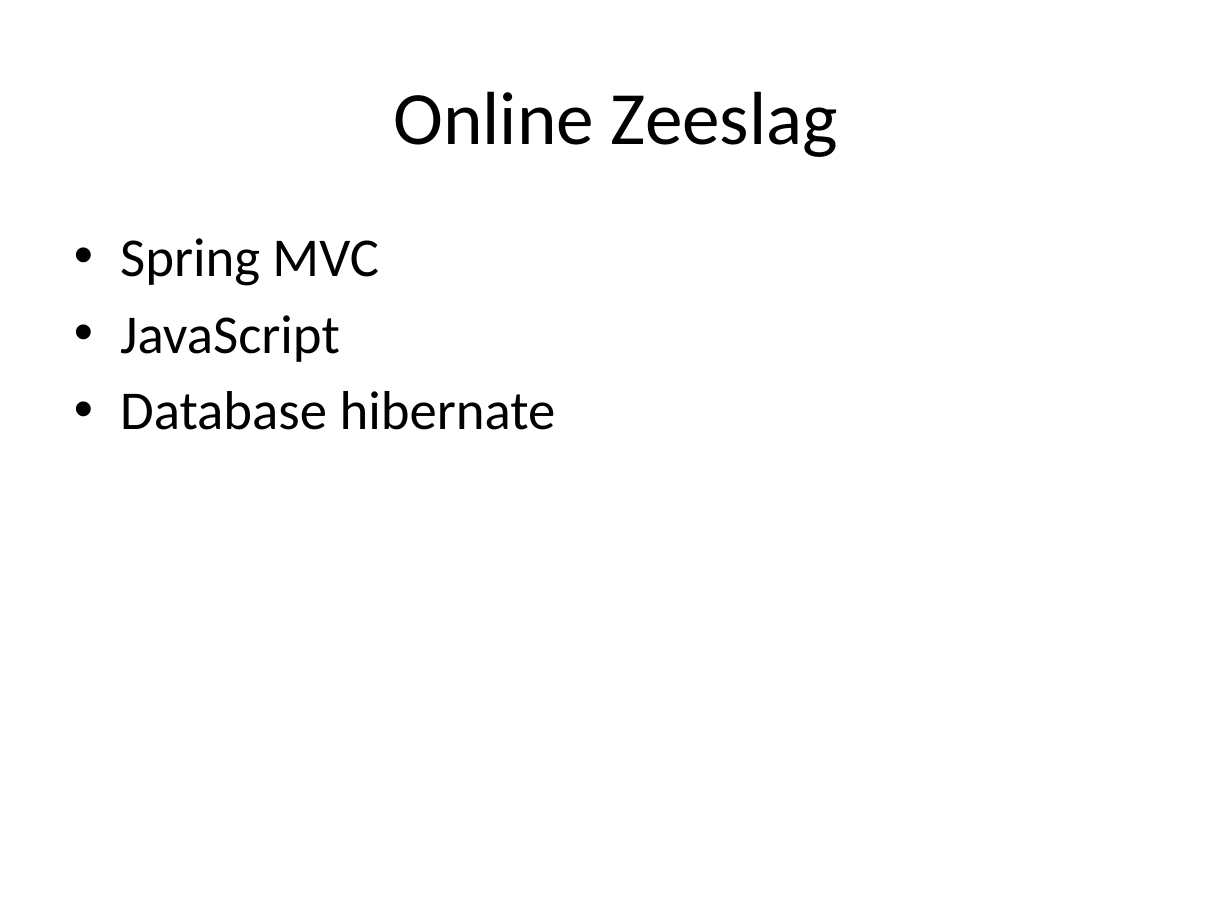
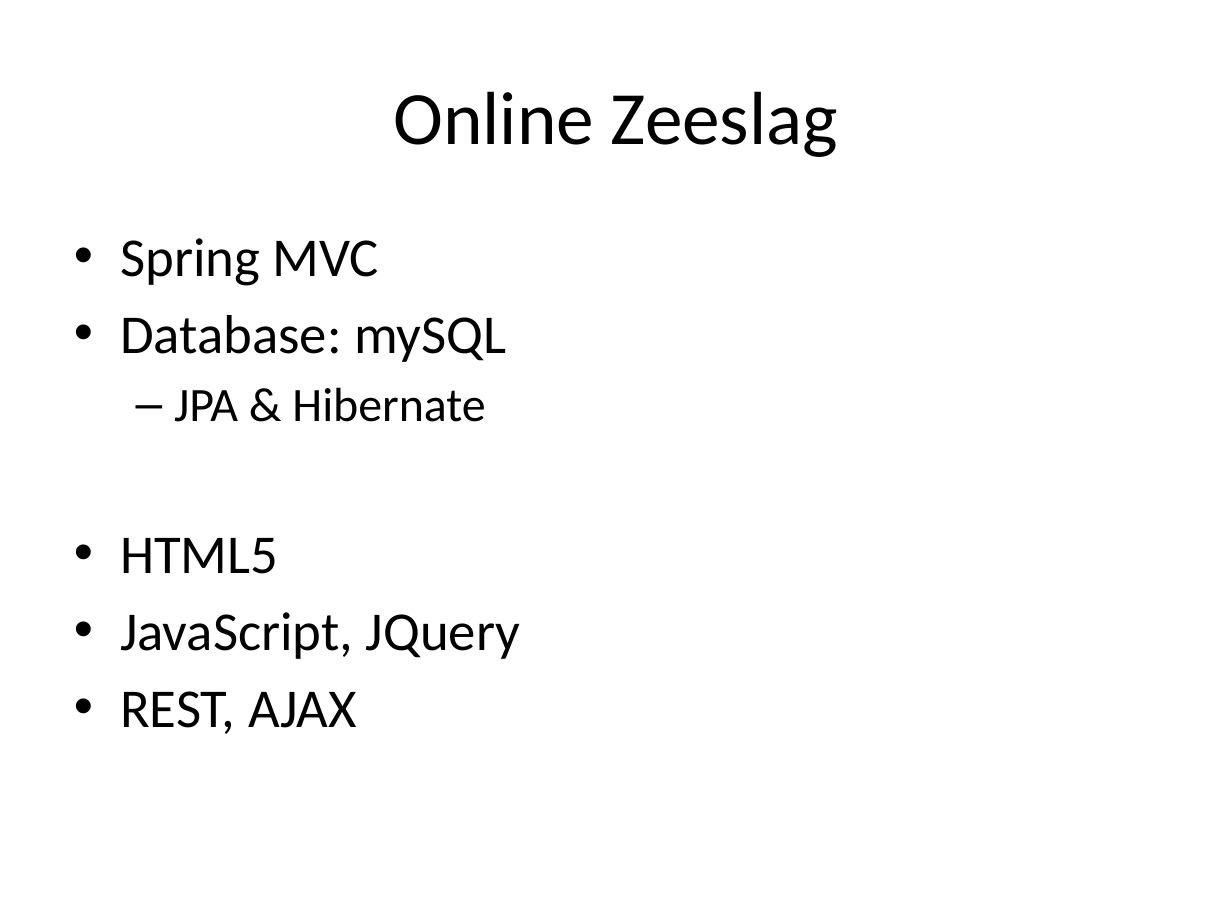
Before and after one commit to kevinrijs/ZeeSlagOnline, a slide deck: slide 6 of ZeeslagPresentatie.pptx. Drawn at 1232x924 pixels with LibreOffice and Linux fonts; fonts in the diff are those of the drawing. Boxes give left, top, right and bottom in pixels: in the first picture for what was removed or moved away, otherwise in the second. Text is boxed around its words. In the diff, an @@ line names an element or a change of style, - is before the commit and + after.

Commit message:
representing zeeslag

```diff
--- a/ZeeslagPresentatie.pptx
+++ b/ZeeslagPresentatie.pptx
@@ text at <box>120,315,520,734</box>: text changed @@
-• JavaScript
-• Database hibernate
+• Database: mySQL
+  – JPA & Hibernate
+• HTML5
+• JavaScript, JQuery
+• REST, AJAX
```
Also in this commit, not shown: 3 other slides changed, 7 slides added, 5 slides removed.
